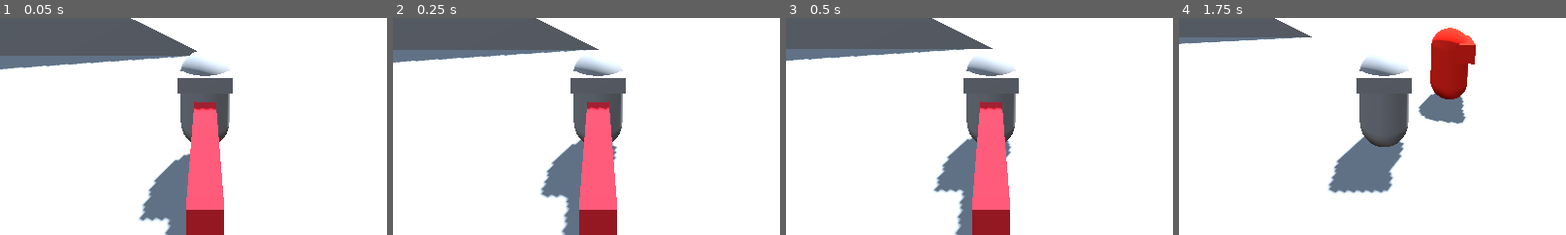
Above: before the commit, frames 1-4 (left to right).
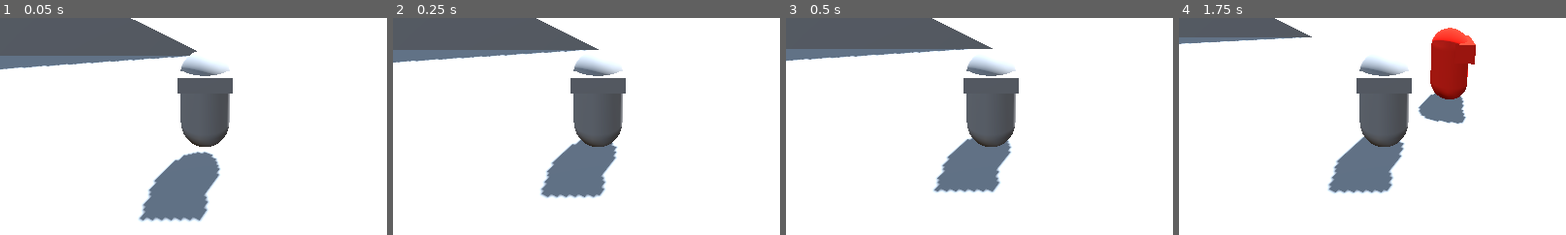
Above: after the commit, the same moments.

Repository: hhhhhhhh1233/BubbleGameJam
Game: Godot game, scene res://test_level.tscn
Two runs of this game, one before a commit and one after it. Both use one fixed random seed, a clock stepped at 60 frames per second and the inputs below.
Inputs (mouse positions are % of the whole screen's width and height, from its top left):
- Up to frame 1 (0.05 s): no input
- Up to frame 2 (0.25 s): no input
- Up to frame 3 (0.5 s): no input
- Up to frame 4 (1.75 s): move the mouse to (72, 45) at 0.52 s; hold D (right) 0.53-1.28 s; right-click (72, 45) at 0.6 s; tap Space (jump) at 0.77, 1.52 s; click (72, 45) at 0.8 s; move the mouse to (30, 55) at 1.27 s; hold S (back) from 1.28 s (still down); click (30, 55) at 1.35 s; right-click (30, 55) at 1.55 s
The pictures show only the part of the screen within x 24-73%, y 50-100%; the shares and areas given below are measured in that part.

The runs differ from the first frame. In frame 1, 5.4% of the frame differs, in the area x 42-58%, y 38-100%; in frame 2, 5.7%; in frame 3, 5.8%, in the area x 43-58%, y 38-100%; in frame 4, nothing differs.

Commit message:
Feat: Added the bubbling mechanic

Diff:
--- a/Player.gd
+++ b/Player.gd
@@ -3,7 +3,9 @@
 
 @export var camera:Camera3D
 @export var springArm:SpringArm3D
-@export var bubbleHitForceMultiplier = 5
+@export var bubbleHitForceMultiplier = 35
+
+@export var BubbledEnemyScene : PackedScene
 
 const camMin = -0.7
 const camMax = 0.7
@@ -13,8 +15,8 @@
 const SPEED = 5.0
 const JUMP_VELOCITY = 4.5
 
-var bAttacking = false
-var bLightAttack = false
+#var bAttacking = false
+#var bLightAttack = false
 
 func _ready() -> void:
 	#Input.mouse_mode = Input.MouseMode.MOUSE_MODE_CAPTURED;
@@ -58,36 +60,54 @@
 	springArm.rotation.y += -input_camera.x*sensitivity
 
 	if Input.is_action_just_pressed("light_attack"):
-		bAttacking = true
-		bLightAttack = true
-		$Body/WeaponRoot/WeaponModel.show()
-		$Body/WeaponRoot.rotation = Vector3(0, -PI/2, 0)
+		for enemy in $Body/WeaponRoot/WeaponHitbox.get_overlapping_bodies():
+				var EnemyPosition = enemy.position
+				enemy.queue_free()
+				var BubbledEnemy = BubbledEnemyScene.instantiate()
+				BubbledEnemy.position = EnemyPosition
+				add_sibling(BubbledEnemy)
+				#print(enemy)
+		#bAttacking = true
+		#bLightAttack = true
+		#$Body/WeaponRoot/WeaponModel.show()
+		#$Body/WeaponRoot.rotation = Vector3(0, -PI/2, 0)
 
 	if Input.is_action_just_pressed("heavy_attack"):
-		bAttacking = true
-		bLightAttack = false
-		$Body/WeaponRoot/HeavyWeaponModel.show()
-		$Body/WeaponRoot.rotation = Vector3(0, -PI/2, 0)
-
-	if bAttacking:
-		if bLightAttack:
-			for enemy in $Body/WeaponRoot/WeaponHitbox.get_overlapping_bodies():
-				pass
-				#print(enemy)
-		else:
-			for enemy in $Body/WeaponRoot/HeavyWeaponHitbox.get_overlapping_bodies():
+		for enemy in $Body/WeaponRoot/HeavyWeaponHitbox.get_overlapping_bodies():
 				print("yep")
 				if enemy.get_collision_layer_value(4):
 					hitstop(0.01,0.5)
 					var hit_direction = (enemy.global_position - global_position).normalized()
 					enemy.apply_central_impulse(hit_direction * bubbleHitForceMultiplier )
 					print(enemy)
+		#bAttacking = true
+		#bLightAttack = false
+		#$Body/WeaponRoot/HeavyWeaponModel.show()
+		#$Body/WeaponRoot.rotation = Vector3(0, -PI/2, 0)
 
-		$Body/WeaponRoot.rotate_y(40 * delta)
-		if $Body/WeaponRoot.rotation.y > PI/2:
-			bAttacking = false
-			$Body/WeaponRoot/WeaponModel.hide()
-			$Body/WeaponRoot/HeavyWeaponModel.hide()
+	#if bAttacking:
+		#if bLightAttack:
+			#for enemy in $Body/WeaponRoot/WeaponHitbox.get_overlapping_bodies():
+				#var EnemyPosition = enemy.position
+				#enemy.queue_free()
+				#var BubbledEnemy = BubbledEnemyScene.instantiate()
+				#BubbledEnemy.position = EnemyPosition
+				#add_sibling(BubbledEnemy)
+				##print(enemy)
+		#else:
+			#for enemy in $Body/WeaponRoot/HeavyWeaponHitbox.get_overlapping_bodies():
+				#print("yep")
+				#if enemy.get_collision_layer_value(4):
+					#hitstop(0.01,0.5)
+					#var hit_direction = (enemy.global_position - global_position).normalized()
+					#enemy.apply_central_impulse(hit_direction * bubbleHitForceMultiplier )
+					#print(enemy)
+		#
+		#$Body/WeaponRoot.rotate_y(40 * delta)
+		#if $Body/WeaponRoot.rotation.y > PI/2:
+			#bAttacking = false
+			#$Body/WeaponRoot/WeaponModel.hide()
+			#$Body/WeaponRoot/HeavyWeaponModel.hide()
 
 func hitstop (timeScale : float, duration : float):
 	Engine.time_scale = timeScale
--- a/bubbled_enemy.gd
+++ b/bubbled_enemy.gd
@@ -24,10 +24,10 @@
 
 func _integrate_forces(state: PhysicsDirectBodyState3D) -> void:
 	for i in state.get_contact_count():
-
-		if linear_velocity.normalized().dot(state.get_contact_local_normal(i)) <= fatal_collision_angle and last_velocity.length() >= speed_exploding_threshold:
-			exploded()
-
+		pass
+		#if linear_velocity.normalized().dot(state.get_contact_local_normal(i)) <= fatal_collision_angle and last_velocity.length() >= speed_exploding_threshold:
+			#exploded()
+		#
 
 func hit_stop(time_scale : float,duration: float):
 	Engine.time_scale = time_scale
--- a/player.tscn
+++ b/player.tscn
@@ -1,6 +1,7 @@
-[gd_scene load_steps=8 format=3 uid="uid://bdhl3wjtvr113"]
+[gd_scene load_steps=9 format=3 uid="uid://bdhl3wjtvr113"]
 
 [ext_resource type="Script" path="res://Player.gd" id="1_wc8xc"]
+[ext_resource type="PackedScene" uid="uid://h4gr2mpgmstq" path="res://bubbled_enemy.tscn" id="2_b8svv"]
 
 [sub_resource type="CapsuleShape3D" id="CapsuleShape3D_1m7lv"]
 
@@ -12,7 +13,7 @@
 albedo_color = Color(0.964706, 0.160784, 0.211765, 1)
 
 [sub_resource type="BoxShape3D" id="BoxShape3D_uotb2"]
-size = Vector3(0.439819, 0.40744, 2.7475)
+size = Vector3(3.39816, 1.02843, 2.7475)
 
 [sub_resource type="BoxMesh" id="BoxMesh_qpckj"]
 
@@ -22,6 +23,7 @@
 script = ExtResource("1_wc8xc")
 camera = NodePath("SpringArm3D/Camera3D")
 springArm = NodePath("SpringArm3D")
+BubbledEnemyScene = ExtResource("2_b8svv")
 
 [node name="CollisionShape3D" type="CollisionShape3D" parent="."]
 shape = SubResource("CapsuleShape3D_1m7lv")
@@ -33,10 +35,12 @@
 
 [node name="WeaponModel" type="MeshInstance3D" parent="Body/WeaponRoot"]
 transform = Transform3D(0.401152, 0, 0, 0, 0.307252, 0, 0, 0, 2.42056, 0, 0, 1.6416)
+visible = false
 mesh = SubResource("BoxMesh_qkne2")
 
 [node name="HeavyWeaponModel" type="MeshInstance3D" parent="Body/WeaponRoot"]
 transform = Transform3D(0.401152, 0, 0, 0, 0.307252, 0, 0, 0, 2.42056, 0, 0, 1.6416)
+visible = false
 mesh = SubResource("BoxMesh_qkne2")
 surface_material_override/0 = SubResource("StandardMaterial3D_817gi")
 
@@ -46,7 +50,6 @@
 collision_mask = 4
 
 [node name="CollisionShape3D" type="CollisionShape3D" parent="Body/WeaponRoot/WeaponHitbox"]
-transform = Transform3D(1, 0, 0, 0, 1, 0, 0, 0, 1, -0.0525513, 0.0188446, 0.0548401)
 shape = SubResource("BoxShape3D_uotb2")
 
 [node name="HeavyWeaponHitbox" type="Area3D" parent="Body/WeaponRoot"]
@@ -55,7 +58,6 @@
 collision_mask = 12
 
 [node name="CollisionShape3D" type="CollisionShape3D" parent="Body/WeaponRoot/HeavyWeaponHitbox"]
-transform = Transform3D(1, 0, 0, 0, 1, 0, 0, 0, 1, -0.0525513, 0.0188446, 0.0548401)
 shape = SubResource("BoxShape3D_uotb2")
 
 [node name="Head" type="MeshInstance3D" parent="Body"]
